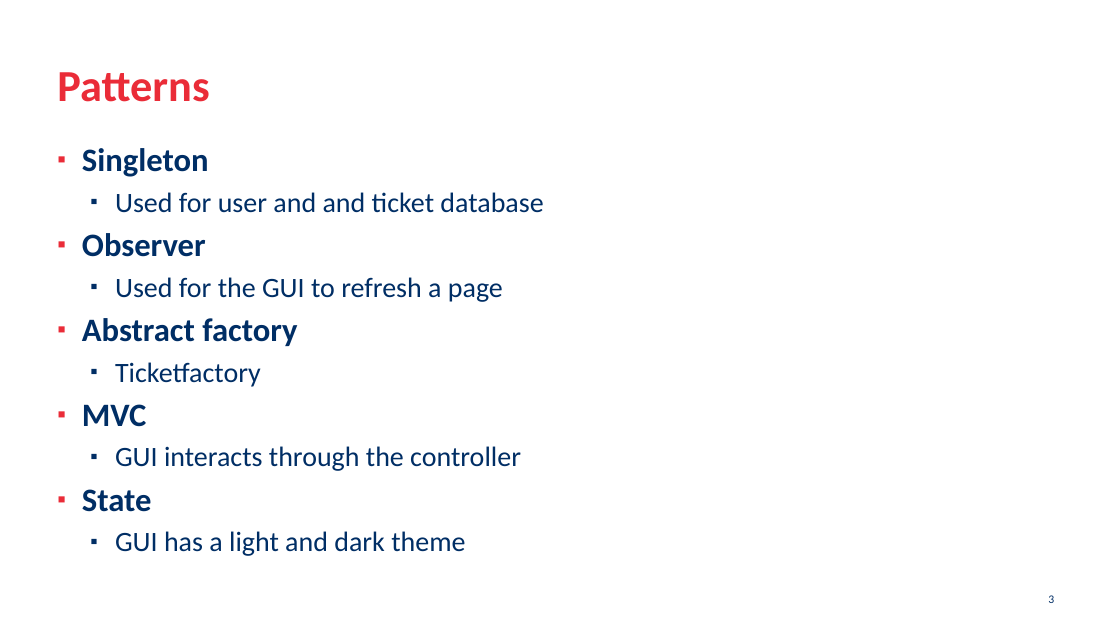
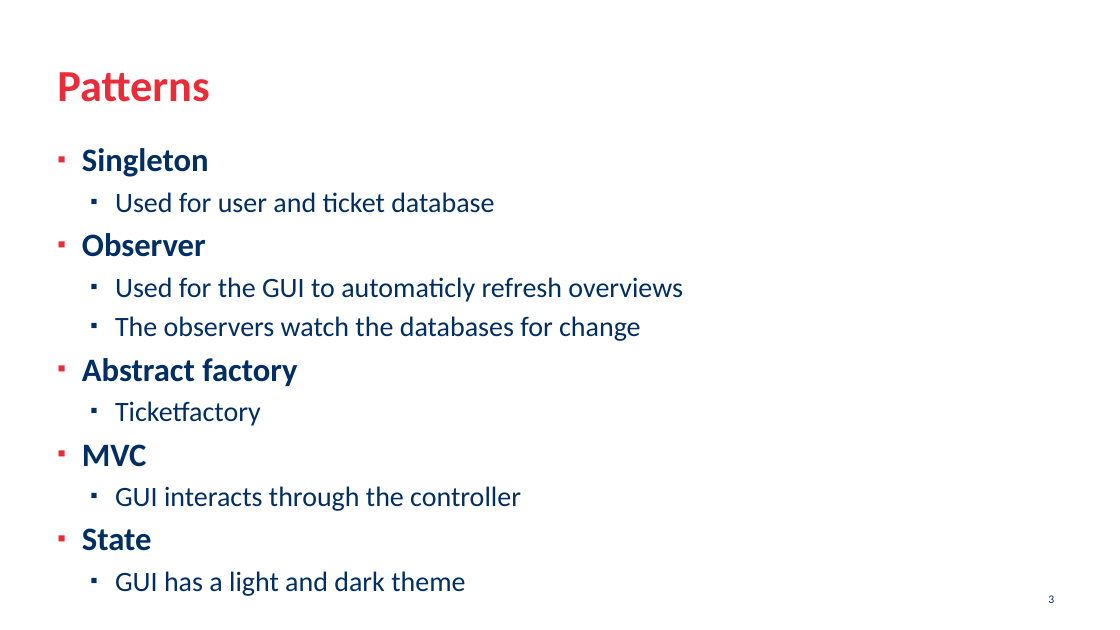
Before and after one commit to Wocco/MoneyTracker, a slide deck: slide 3 of moneytracker_presentation.pptx. Drawn at 1120x630 pixels with LibreOffice and Linux fonts; fonts in the diff are those of the drawing; background and template pictures are left out. Boxes give left, top, right and bottom in pixels: in the first picture for what was removed or moved away, otherwise in the second. Text is boxed around its words. In the diff, an @@ line names an element or a change of style, - is before the commit and + after.

Commit message:
updated the powerpoint

```diff
--- a/moneytracker_presentation.pptx
+++ b/moneytracker_presentation.pptx
@@ text at (115,192,494,213): text changed @@
-  ▪ Used for user and and ticket database
+  ▪ Used for user and ticket database
@@ text at (115,277,683,341): text changed @@
-  ▪ Used for the GUI to refresh a page
+  ▪ Used for the GUI to automaticly refresh overviews
+  ▪ The observers watch the databases for change
```
Also in this commit, not shown: 4 other slides changed, 2 slides added.
